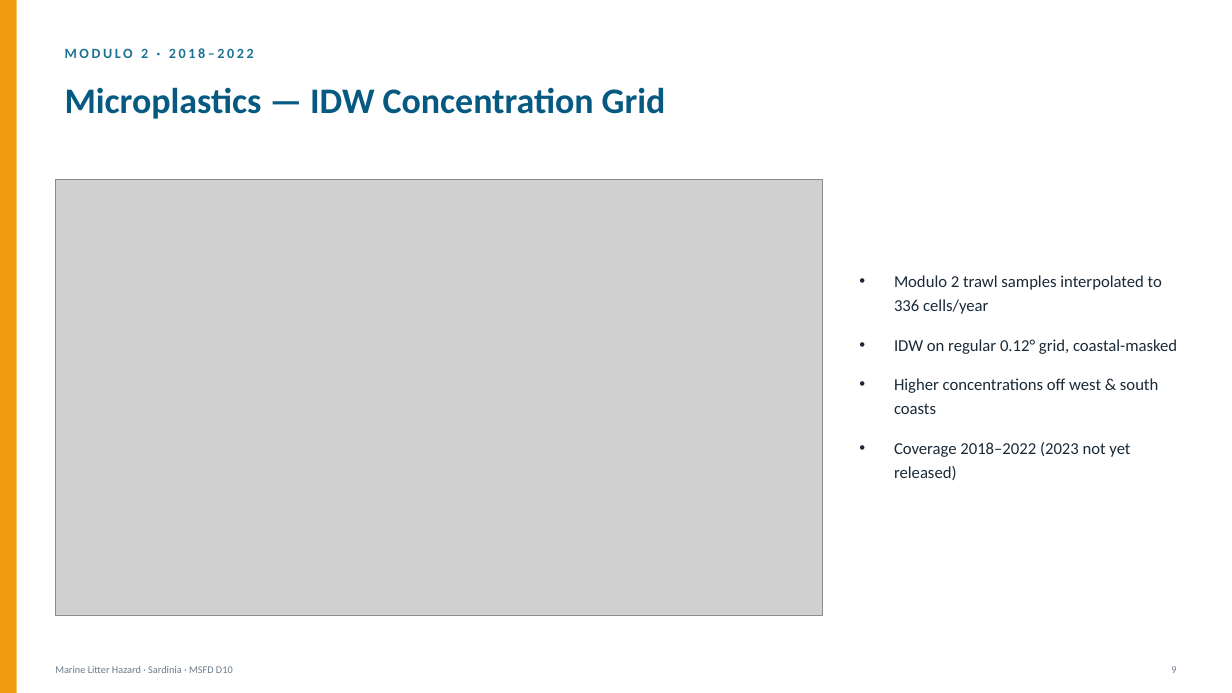
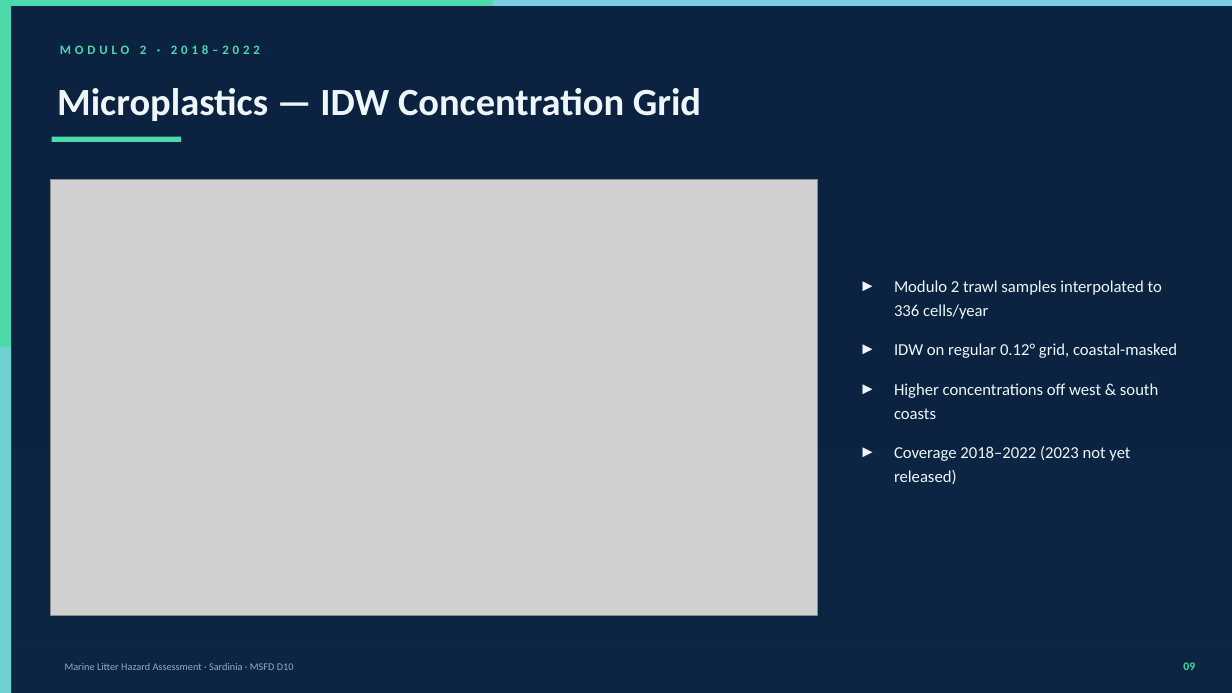
Before and after one commit to daniele22-u/hhe-labsardinia, a slide deck: slide 10 of Marine_Litter_Hazard_Sardinia.pptx. Drawn at 1232x693 pixels with LibreOffice and Linux fonts; fonts in the diff are those of the drawing; grey boxes stand for pictures. Boxes give left, top, right and bottom in pixels: in the first picture for what was removed or moved away, otherwise in the second. Text is boxed around its words. In the diff, an @@ line names an element or a change of style, - is before the commit and + after.

```diff
--- a/Marine_Litter_Hazard_Sardinia.pptx
+++ b/Marine_Litter_Hazard_Sardinia.pptx
@@ background #FFFFFF to #0B2340 @@
@@ rectangle: place and size @@
-rectangle at box(0, 0, 17, 693)
+rectangle at box(0, 6, 11, 693)
@@ rectangle at box(0, 6, 11, 693): fill #F39C12 to #4DD9AC @@
@@ rectangle added at box(0, 0, 1232, 6), fill #4DD9AC @@
@@ rectangle added at box(493, 0, 1232, 6), fill #7ECEE3 @@
@@ text "MODULO 2 · 2018–2022" at box(60, 45, 260, 54): size 11 to 10 pt, text colour #1C7293 to #4DD9AC, letter spacing 2 to 3 pt @@
@@ text "Microplastics — IDW Concentration Grid": place and size @@
-text "Microplastics — IDW Concentration Grid" at box(65, 87, 666, 119)
+text "Microplastics — IDW Concentration Grid" at box(57, 88, 701, 121)
@@ text "Microplastics — IDW Concentration Grid" at box(57, 88, 701, 121): size 28 to 30 pt, text colour #065A82 to #EEF6FA @@
@@ rectangle added at box(52, 137, 181, 142), fill #4DD9AC @@
@@ picture: place and size @@
-picture at box(55, 179, 823, 616)
+picture at box(51, 179, 818, 616)
@@ text "Modulo 2 trawl samples interpolated ..." at box(894, 280, 1177, 484): text colour #1A2A38 to #EEF6FA; bullet • to ► @@
@@ rectangle added at box(0, 347, 11, 693), fill #7ECEE3 at 70% opacity @@
@@ rectangle added at box(0, 451, 1232, 693), fill #0D2845 at 40% opacity @@
@@ rectangle added at box(0, 645, 1232, 645), fill #1E4060 @@
@@ text at box(65, 663, 294, 670): text changed; text colour #6B7B8C to #8BAFC8 @@
-Marine Litter Hazard · Sardinia · MSFD D10
+Marine Litter Hazard Assessment · Sardinia · MSFD D10
@@ text removed at box(1171, 666, 1176, 673) @@
-9
@@ text added at box(1183, 662, 1195, 670), 9 pt, text #4DD9AC, bold @@
+09
```
Also in this commit, not shown: 29 other slides changed, 2 other files.
